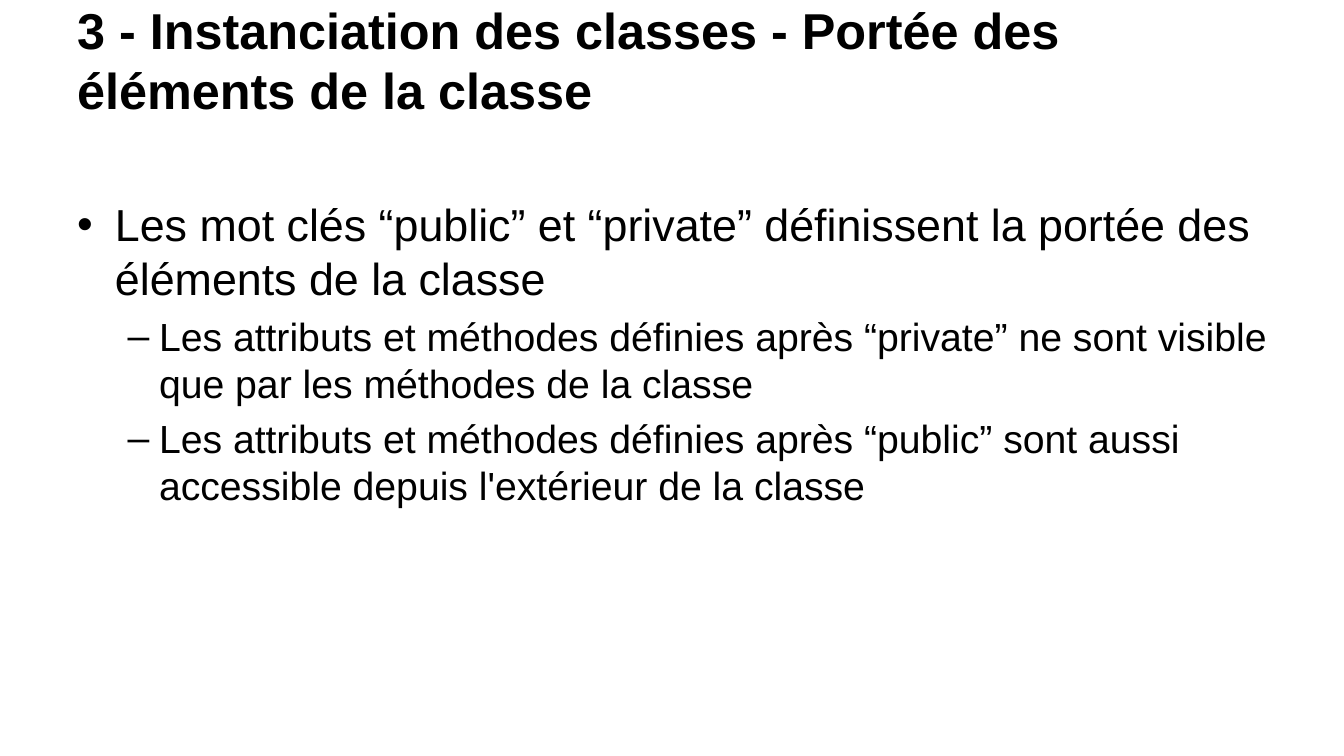
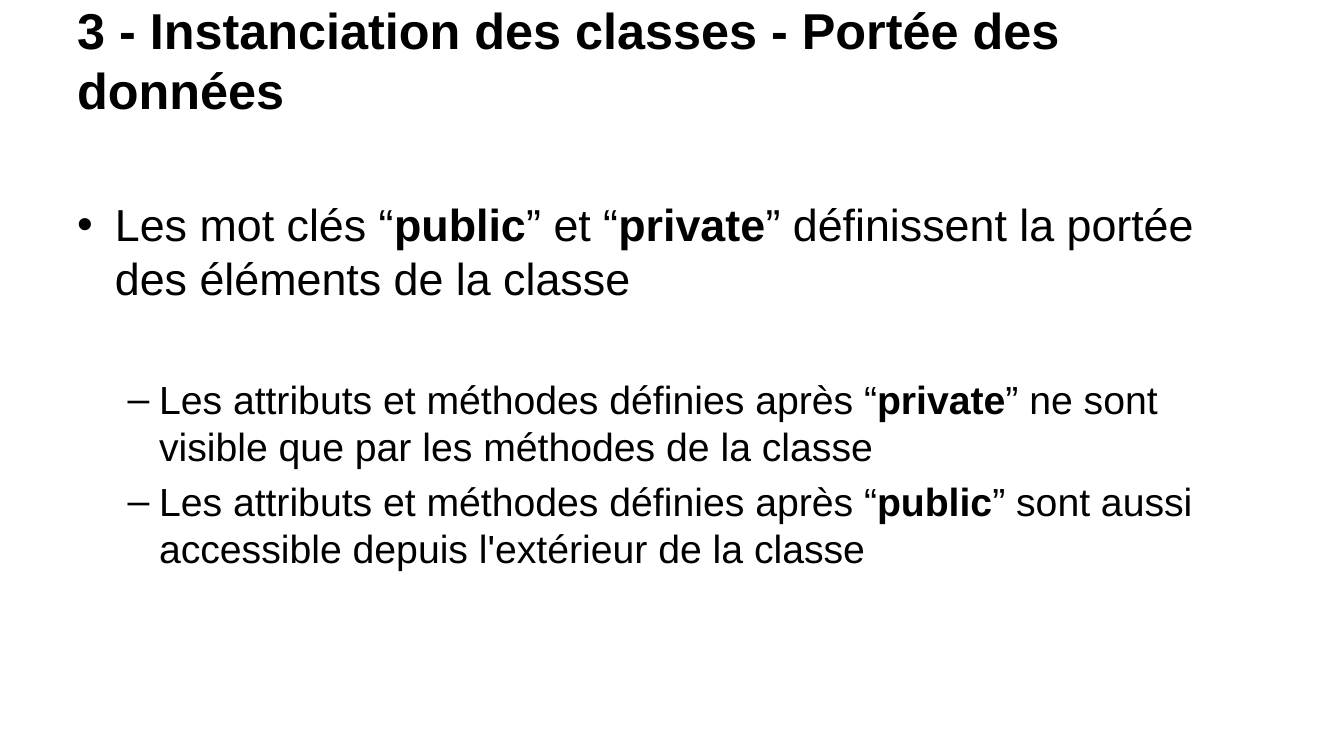
Before and after one commit to t-tortosa/cppCourses, a slide deck: slide 44 of POO.pptx. Drawn at 1344x756 pixels with LibreOffice and Linux fonts; fonts in the diff are those of the drawing; background and template pictures are left out. Boxes give left, top, right and bottom in pixels: in the first picture for what was removed or moved away, otherwise in the second. Text is boxed around its words. In the diff, an @@ line names an element or a change of style, - is before the commit and + after.

```diff
--- a/POO.pptx
+++ b/POO.pptx
@@ title at (x1=77, y1=12, x2=1060, y2=110): text changed @@
-3 - Instanciation des classes - Portée des éléments de la classe
+3 - Instanciation des classes - Portée des données
@@ text "Les mot clés “public” et ..." at (x1=115, y1=208, x2=1194, y2=571): bold on in "“public” “private”", "“private”", "“public”" @@
```
Also in this commit, not shown: 2 other slides changed, 6 slides added, 3 other files.
